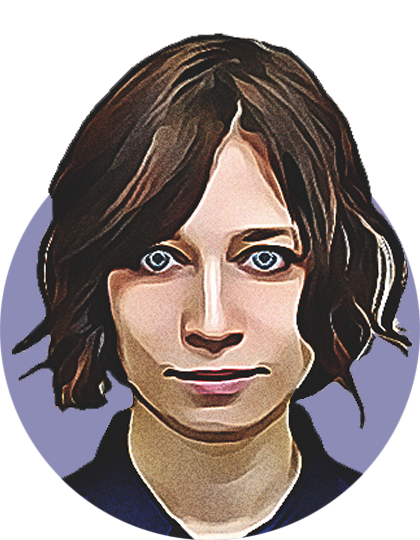
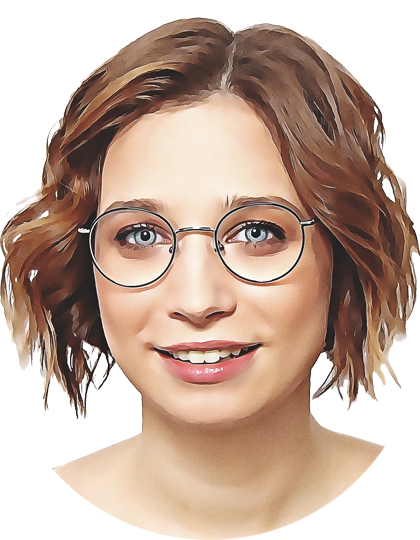
Layered file, before and after one edit (w=420, h=540). Changes by layer:
removed layer "Me (2018)" over (10, 32, 414, 540)
added layer "Me, 2019" above "Glasses — Volo, 2017" over (0, 17, 420, 540)
hid "Back (midnight-blue, 0.5)" over (0, 120, 420, 540)
